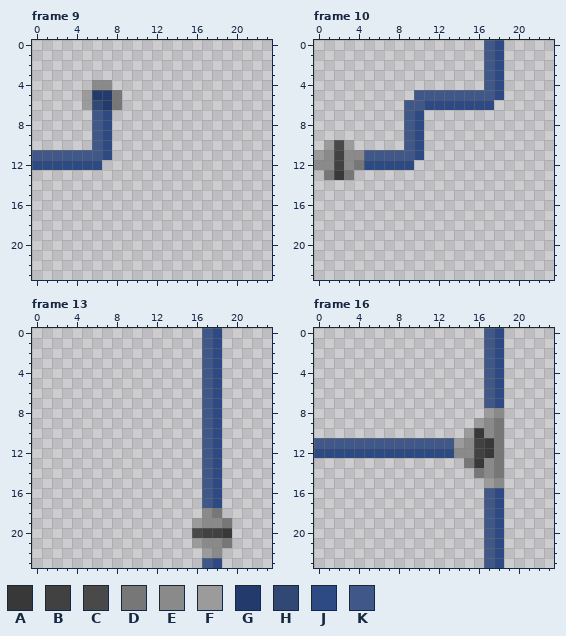
Two states of a pixel-art file, Assets/Resources/aseprite/tuyau.aseprite. Above is the file before it was changed.
24x24 pixels, 22 frames. Colours within 5 levels of each other are drawn and written as one. Shown: frame 9, frame 10, frame 13, frame 16. The commit also changed other frames, which this record leaves out.
Palette (. is transparent): A #383838  B #414141  C #494949  D #777777  E #8a8a8a  F #9b9b9b  G #223b6c  H #324874  J #2d4a85  K #3f5889
Pixels before, frame 9, first column x 0:
 4 ......EE.
 5 .....FGGD
 6 .....FHGD
 7 ......KJ.
 8 ......KJ.
 9 ......KJ.
10 ......KJ.
11 KKKKKKKJ.
12 JJJJJJJ..
Pixels before, frame 10, first column x 0:
 0 .................KJ
 1 .................KJ
 2 .................KJ
 3 .................KJ
 4 .................KJ
 5 ..........KKKKKKKKJ
 6 .........KKJJJJJJJ.
 7 .........KJ........
 8 .........KJ........
 9 .........KJ........
10 .FCF.....KJ........
11 FEBEEKKKKKJ........
12 EEBEDJJJJJ.........
13 .DAD...............
Pixels before, frame 13, first column x 16:
 0 .KJ.
 1 .KJ.
 2 .KJ.
 3 .KJ.
 4 .KJ.
 5 .KJ.
 6 .KJ.
 7 .KJ.
 8 .KJ.
 9 .KJ.
10 .KJ.
11 .KJ.
12 .KJ.
13 .KJ.
14 .KJ.
15 .KJ.
16 .KJ.
17 .KJ.
18 .ED.
19 FEED
20 CBBA
21 FEED
22 .FE.
23 .KJ.
Pixels before, frame 16, first column x 0:
 0 .................KJ
 1 .................KJ
 2 .................KJ
 3 .................KJ
 4 .................KJ
 5 .................KJ
 6 .................KJ
 7 .................KJ
 8 .................FE
 9 ................FED
10 ...............FAED
11 KKKKKKKKKKKKKKFEBAD
12 JJJJJJJJJJJJJJEEBAD
13 ...............DAED
14 ................DED
15 .................FE
16 .................KJ
17 .................KJ
18 .................KJ
19 .................KJ
20 .................KJ
21 .................KJ
22 .................KJ
23 .................KJ
The same view after the edit:
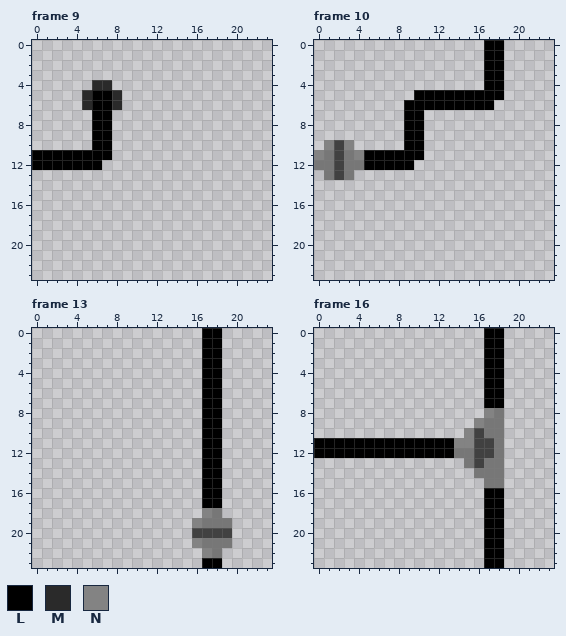
Colours new in this view: L #000000  M #2a2a2a  N #838383
The edit:
layer "blue/blue" added
layer "blue/em" added
layer "blue/Layer 2" added
layer "grey Copy" removed
Changed rows in their new state; - is an unchanged pixel.
Frame 9, layers "blue/Layer 2", "blue/em":
first column x 0:
 4 ------MM-
 5 -----MLLM
 6 -----MLLM
 7 ------LL-
 8 ------LL-
 9 ------LL-
10 ------LL-
11 LLLLLLLL-
12 LLLLLLL--
Frame 10, layers "blue/Layer 2", "blue/em":
first column x 0:
 0 -----------------LL
 1 -----------------LL
 2 -----------------LL
 3 -----------------LL
 4 -----------------LL
 5 ----------LLLLLLLLL
 6 ---------LLLLLLLLL-
 7 ---------LL--------
 8 ---------LL--------
 9 ---------LL--------
10 -NBN-----LL--------
11 ND-DNLLLLLL--------
12 DD-D-LLLLL---------
13 --B----------------
Frame 13, layers "blue/Layer 2", "blue/em":
first column x 16:
 0 -LL-
 1 -LL-
 2 -LL-
 3 -LL-
 4 -LL-
 5 -LL-
 6 -LL-
 7 -LL-
 8 -LL-
 9 -LL-
10 -LL-
11 -LL-
12 -LL-
13 -LL-
14 -LL-
15 -LL-
16 -LL-
17 -LL-
18 -N--
19 NDD-
20 B--B
21 NDD-
22 -ND-
23 -LL-
Frame 16, layers "blue/Layer 2", "blue/em":
first column x 0:
 0 -----------------LL
 1 -----------------LL
 2 -----------------LL
 3 -----------------LL
 4 -----------------LL
 5 -----------------LL
 6 -----------------LL
 7 -----------------LL
 8 -----------------ND
 9 ----------------ND-
10 ---------------NBD-
11 LLLLLLLLLLLLLLNN-B-
12 LLLLLLLLLLLLLLDD-B-
13 ----------------BD-
14 -----------------D-
15 -----------------DD
16 -----------------LL
17 -----------------LL
18 -----------------LL
19 -----------------LL
20 -----------------LL
21 -----------------LL
22 -----------------LL
23 -----------------LL
